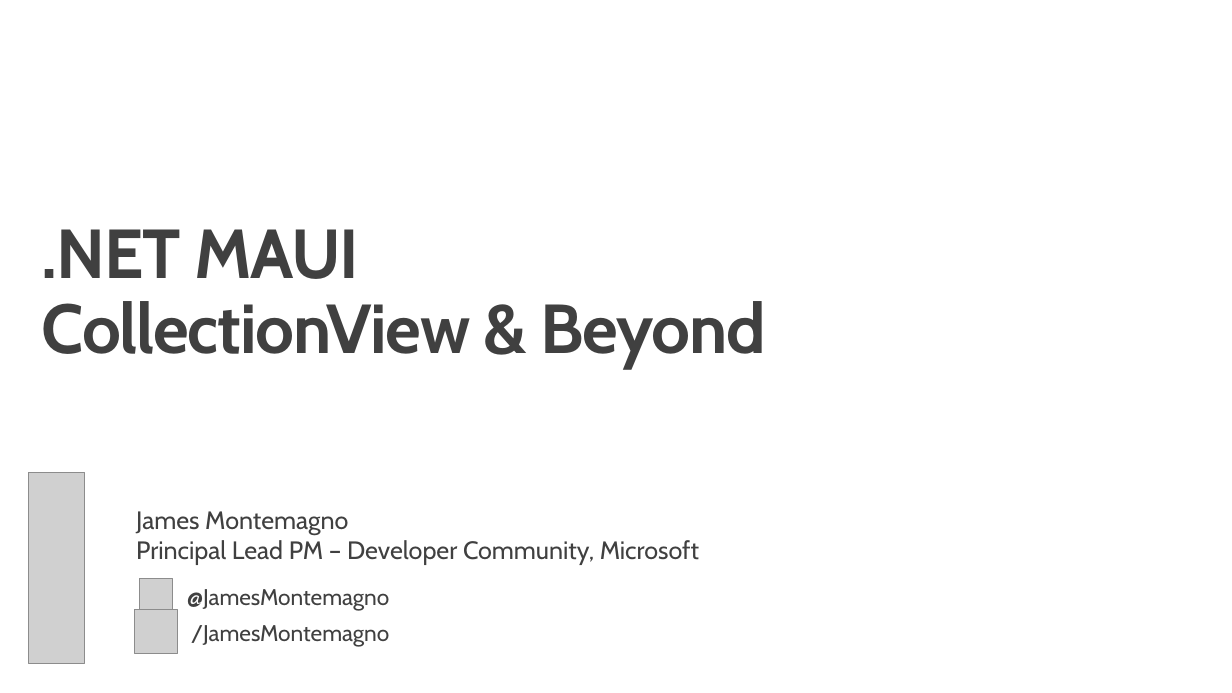
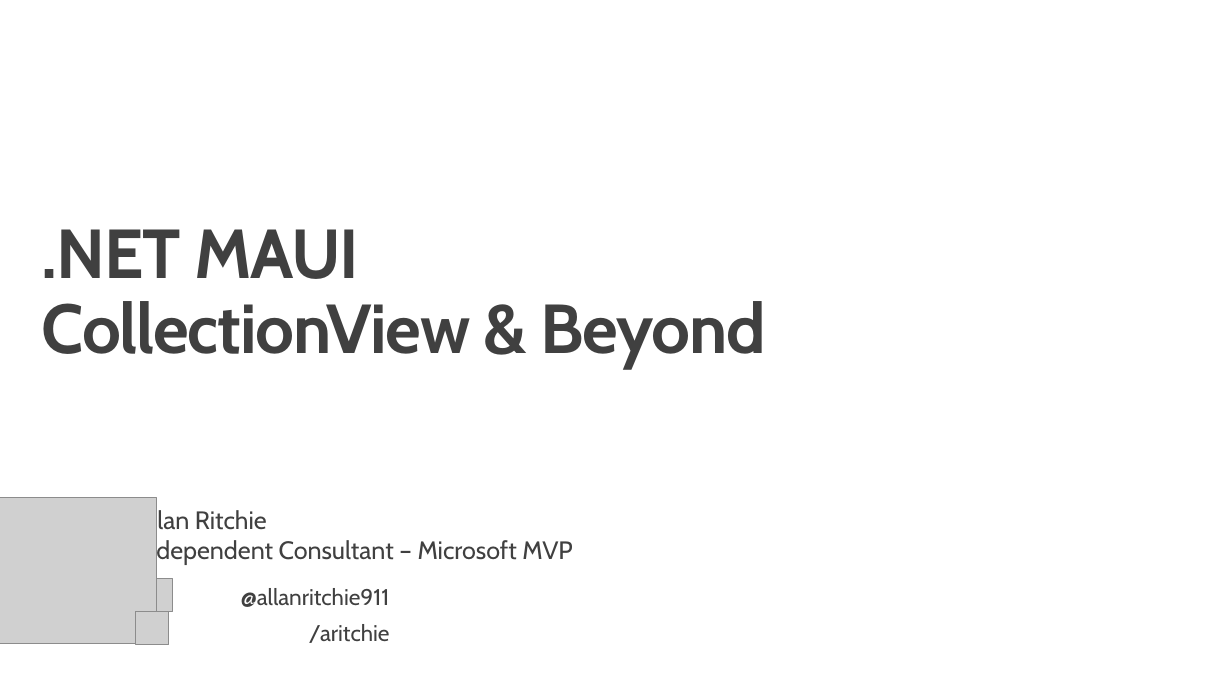
Before and after one commit to aritchie/talks, a slide deck: slide 1 of 2022-09-28_mauiworkshop_msftreactor/Workshop5 - CollectionView.pptx. Drawn at 1232x693 pixels with LibreOffice and Linux fonts; fonts in the diff are those of the drawing; grey boxes stand for pictures; background and template pictures are left out. Boxes give left, top, right and bottom in pixels: in the first picture for what was removed or moved away, otherwise in the second. Text is boxed around its words. In the diff, an @@ line names an element or a change of style, - is before the commit and + after.

```diff
--- a/2022-09-28_mauiworkshop_msftreactor/Workshop5 - CollectionView.pptx
+++ b/2022-09-28_mauiworkshop_msftreactor/Workshop5 - CollectionView.pptx
@@ picture removed at [29, 472, 85, 664] @@
@@ picture added at [0, 497, 156, 643] @@
@@ text at [136, 508, 572, 566]: text changed @@
-James Montemagno
-Principal Lead PM – Developer Community, Microsoft
+Allan Ritchie
+Independent Consultant – Microsoft MVP
@@ text at [241, 588, 390, 643]: text changed @@
-@JamesMontemagno
-/JamesMontemagno
+@allanritchie911
+/aritchie
@@ picture: place and size @@
-picture at [134, 610, 177, 653]
+picture at [136, 612, 169, 645]
```
Also in this commit, not shown: 1 slide added, 1 slide removed, 1 other file.
